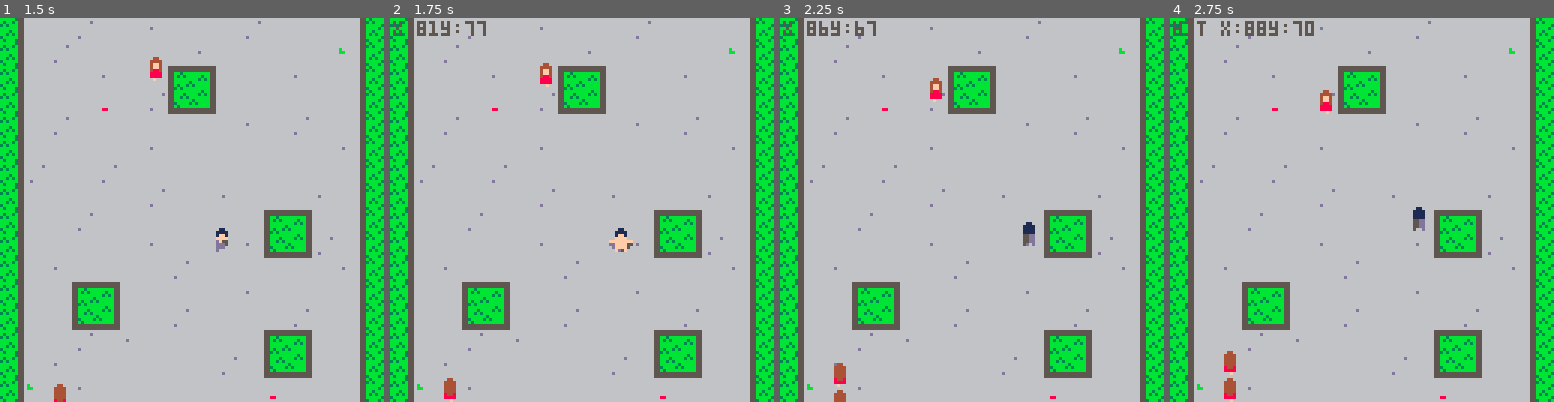
Above: before the commit, frames 1-4 (left to right).
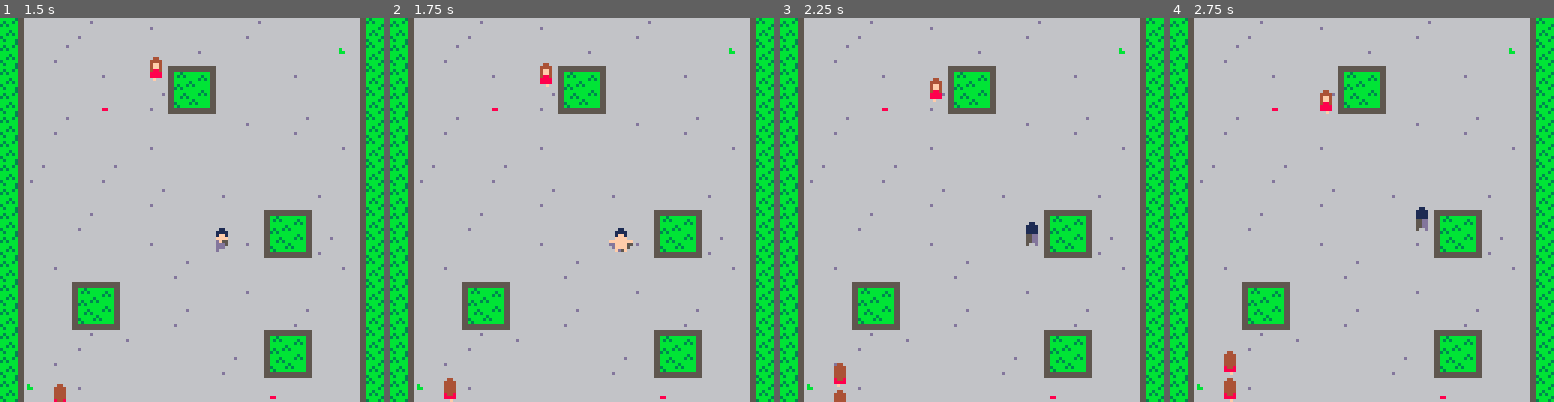
Above: after the commit, the same moments.

Repository: Wagomu056/SKing
Game: PICO-8 cartridge s-king.p8
Same seed, same stepped clock (60 frames per second), same inputs: the game is played once before the commit and once after it.
Inputs:
- Up to frame 1 (1.5 s): tap O (Z key) at 0.7 s
- Up to frame 2 (1.75 s): hold Right from 1.6 s (still down); tap O (Z key) at 1.7 s
- Up to frame 3 (2.25 s): release Right at 2.1 s; tap O (Z key) at 2.1 s; hold Up from 2.15 s (still down)
- Up to frame 4 (2.75 s): release Up at 2.42 s; hold Right from 2.47 s (still down); tap O (Z key) at 2.5 s

Frame 1 is identical in both runs. In frame 2, 0.3% of the frame differs, in the area x 0-25%, y 0-5%; in frame 3, 0.5%; in frame 4, 0.7%, in the area x 0-68%, y 0-56%.

Commit message:
壁判定まわりのリファクタ

Diff:
--- a/s-king.p8
+++ b/s-king.p8
@@ -397,38 +397,24 @@
 
 	-- move
 	if p.status=="normal" then
-		local c_pos={}
-		c_pos.x=p.x
-		c_pos.y=p.y
-		printh("====")
-		printh("pre_y:" .. c_pos.y)
 		if btn(2) then
-			local n_pos=c_pos
-			n_pos.y-=1
-			if not check_wall(n_pos,"up") then
+			if not check_wall(p,"up") then
 				p.y-=1
 			end
 			p:switch_dir("up")
 		elseif btn(3) then
-			local n_pos=c_pos
-			n_pos.y+=1
-			if not check_wall(n_pos,"down") then
+			if not check_wall(p,"down") then
 				p.y+=1
 			end
 			p:switch_dir("down")
 		end
-		printh("aft_y:" .. c_pos.y)
-		printh("====")
+
 		if btn(0) then
-			local n_pos=c_pos
-			n_pos.x-=1
-			if not check_wall(n_pos,"left") then
+			if not check_wall(p,"left") then
 				p.x-=1
 			end
 		elseif btn(1) then
-			local n_pos=c_pos
-			n_pos.x+=1
-			if not check_wall(n_pos,"right") then
+			if not check_wall(p,"right") then
 				p.x+=1
 			end
 		end
@@ -440,65 +426,61 @@
 end
 
 function check_wall(pos,dir_type)
-	local d=dir_type
-	local pos_a={}
-	local pos_b={}
-	local check_pos={}
-	check_pos.x=pos.x
-	check_pos.y=pos.y
-	if d=="up" then
-		check_pos.y-=1
-		pos_a,pos_b=get_wall_check_offset(check_pos,1,2)
-	elseif d=="down" then
-		check_pos.y+=1
-		pos_a,pos_b=get_wall_check_offset(check_pos,3,4)
-	elseif d=="right" then
-		check_pos.x+=1
-		pos_a,pos_b=get_wall_check_offset(check_pos,2,4)
-	elseif d=="left" then
-		check_pos.x+=1
-		pos_a,pos_b=get_wall_check_offset(check_pos,1,3)
-	end
-
-	if(is_wall_map(pos_a))then
-		--debug_print="hit_a"
-		return true
-	end
-	if(is_wall_map(pos_b))then
-		--debug_print="hit_b"
-	 return true
-	end
-	--debug_print="hit_none"
+	local pos_a,pos_b=get_wall_check_pos(pos,dir_type)
+
+	if(is_wall_map(pos_a)) return true
+	if(is_wall_map(pos_b)) return true
+
 	return false
 end
 
-function get_wall_check_offset(pos,off_idx_a,off_idx_b)
-	local check_offset={
+function get_wall_check_pos(pos,dir_type)
+	--offset base pos
+	local offset={
+		up   ={x=0, y=-1},
+		down ={x=0, y=1},
+		right={x=1, y=0},
+		left ={x=-1,y=0}
+	}
+
+	local base={}
+	base.x=pos.x+offset[dir_type].x
+	base.y=pos.y+offset[dir_type].y
+
+	--vertex by dir type
+	local v=7
+	local ver={
 		{x=0,y=0},
-		{x=7,y=0},
-		{x=0,y=7},
-		{x=7,y=7}
+		{x=v,y=0},
+		{x=0,y=v},
+		{x=v,y=v}
+	}
+	local verset={
+		up   ={a=ver[1],b=ver[2]},
+		down ={a=ver[3],b=ver[4]},
+		right={a=ver[2],b=ver[4]},
+		left ={a=ver[1],b=ver[3]}
 	}
 
 	local a={}
 	local b={}
-	a.x=pos.x+check_offset[off_idx_a].x
-	a.y=pos.y+check_offset[off_idx_a].y
-	b.x=pos.x+check_offset[off_idx_b].x
-	b.y=pos.y+check_offset[off_idx_b].y
+	a.x=base.x+verset[dir_type].a.x
+	a.y=base.y+verset[dir_type].a.y
+	b.x=base.x+verset[dir_type].b.x
+	b.y=base.y+verset[dir_type].b.y
 
 	return a,b
 end
 
 function is_wall_map(pos)
 	local map_val=mget(pos.x/8,pos.y/8)
-
+	--[[
 	if (fget(map_val,0)) then
 		debug_print="hit x:" .. pos.x .. "y:" .. pos.y
 	else
 		debug_print="x:" .. pos.x .. "y:" .. pos.y
 	end
-
+	--]]
 	return (fget(map_val,0))
 end
 
